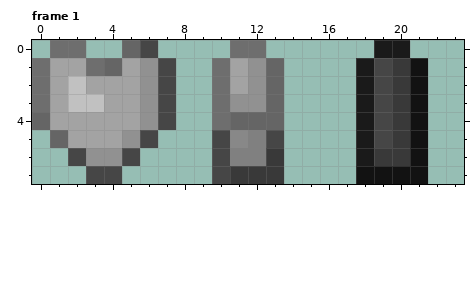
Two versions of one pixel-art file, Assets/UI/Player_UI.aseprite. The picture above is the old version.
24x8 pixels, 1 frame. Colours within 5 levels of each other are drawn and written as one. Shown: frame 1. The commit also changed other frames, which this record leaves out.
The result:
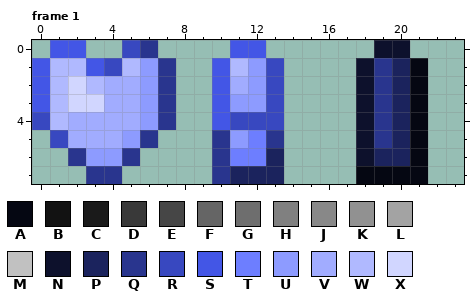
Palette (. is transparent): A #050712  B #121212  C #1a1a1a  D #393939  E #464646  F #656565  G #6e6e6e  H #808080  J #888888  K #919191  L #a3a3a3  M #c1c1c1  N #0d112c  P #1b235d  Q #29358e  R #3848c0  S #4356e6  T #6d7eff  U #8d9bff  V #a1acff  W #b0b9ff  X #d1d6ff
Change:
layer "Hue" hue added
Changed rows in their new state; - is an unchanged pixel.
Frame 1, layer "Hue":
first column x 0:
0 -SS--RQ----SS------NN-
1 SWWSRWUQ--SWUR----NQPA
2 SWXWVVUQ--SVUR----NQPA
3 SWXXVVUQ--SUUR----NQPA
4 RWVVVVUQ--SRRR----NQPA
5 -RVVVUQ---QUTQ----NQPA
6 --QUUQ----QTTP----NPPA
7 ---QQ-----QPPP----AAAA
Changed places in both pictures, as pixel boxes (x1, y1, x2, y2):
changed: (32, 40, 284, 184)
changed: (356, 40, 428, 184)
